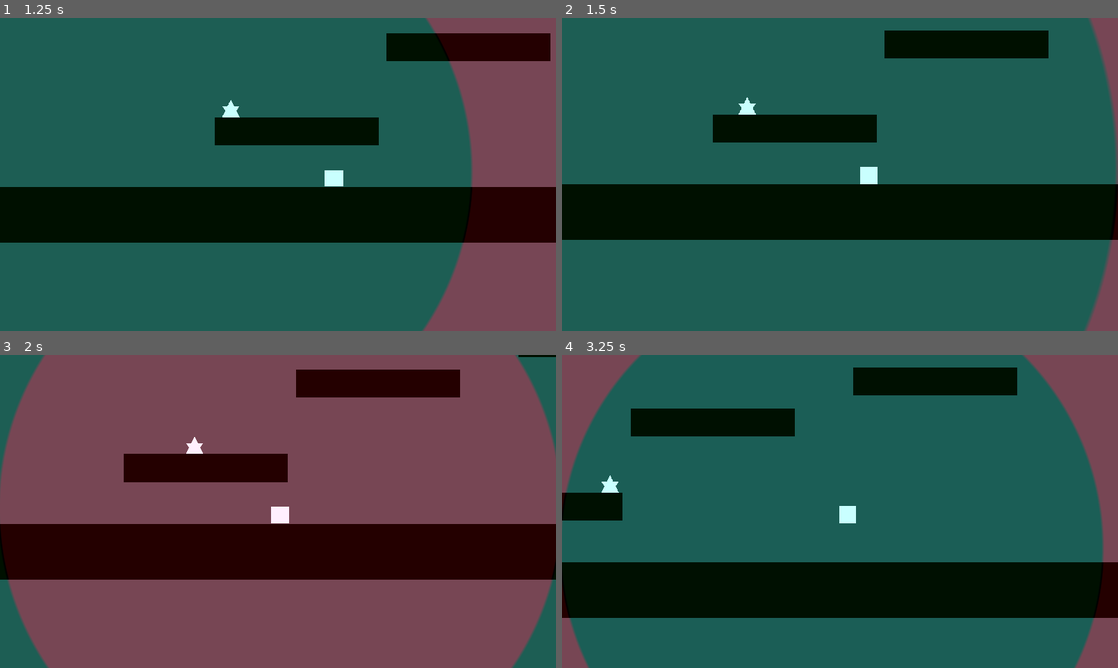
Above: before the commit, frames 1-4 (two rows, left to right).
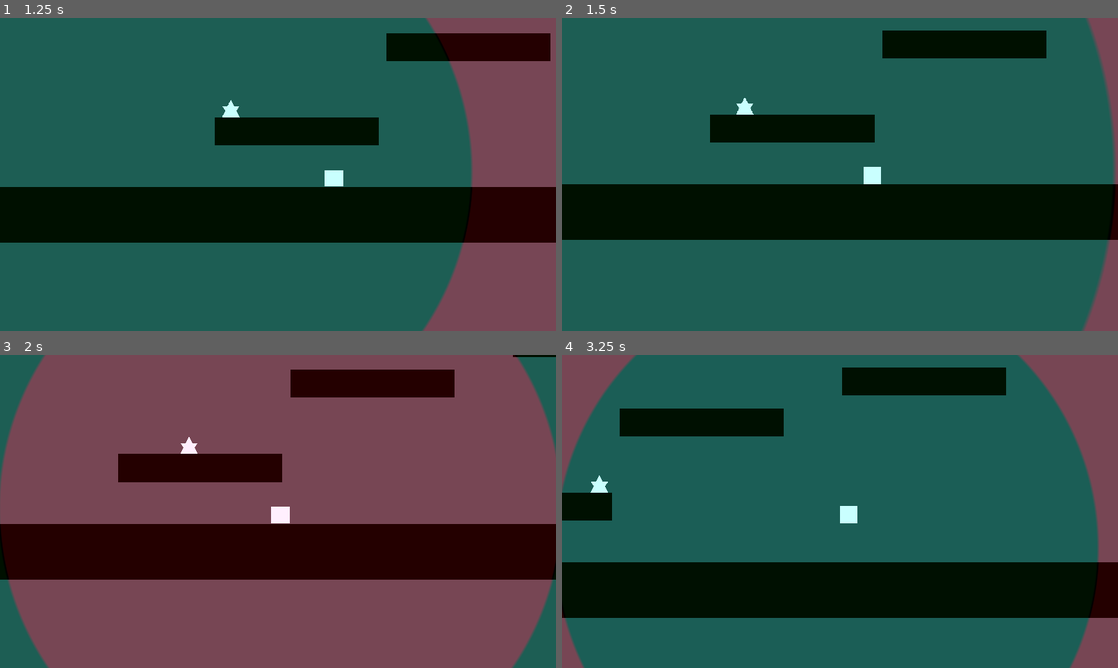
Above: after the commit, the same moments.

Repository: noc7c9/dye-dont-die
Game: Godot game, scene res://Main.tscn
The game is run twice, just before and just after one commit, with the same random seed, the same clock (stepped at 60 frames per second) and the same inputs.
Inputs:
- Up to frame 1 (1.25 s): hold Right (move_right) from 0.53 s (still down); hold Shift from 0.53 s (still down); tap Space (jump) at 0.77 s
- Up to frame 2 (1.5 s): release Right (move_right) at 1.28 s; release Shift at 1.28 s; hold S from 1.28 s (still down); tap Shift at 1.35 s
- Up to frame 3 (2 s): keep holding S; tap Space (jump) at 1.52 s
- Up to frame 4 (3.25 s): release S at 2.03 s; hold Right (move_right) 2.03-2.78 s; hold Shift 2.03-2.78 s; hold W from 2.78 s (still down); tap Shift at 2.85 s; tap Space (jump) at 3.02 s

Frame 1 is identical in both runs. In frame 2, 1.0% of the frame differs, in the area x 26-100%, y 0-100%; in frame 3, 0.5%; in frame 4, 2.8%, in the area x 0-98%, y 0-100%.

Commit message:
Disable sliding code in Player

Diff:
--- a/src/Player/Player.gd
+++ b/src/Player/Player.gd
@@ -100,7 +100,7 @@
 
 
 func handle_input(delta: float):
-    check_sliding_logic()
+    # check_sliding_logic()
     handle_movement(delta)
     handle_jumping(delta)
 
